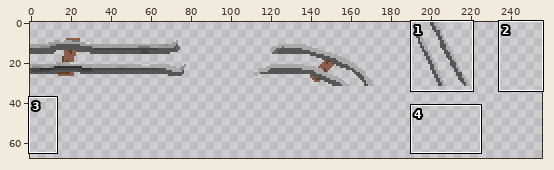
Edited in one commit: sprite sheet (data/images/underground.png). The picture above shows the old version from afar; the outline marks the close-up.
Close-up. Before:
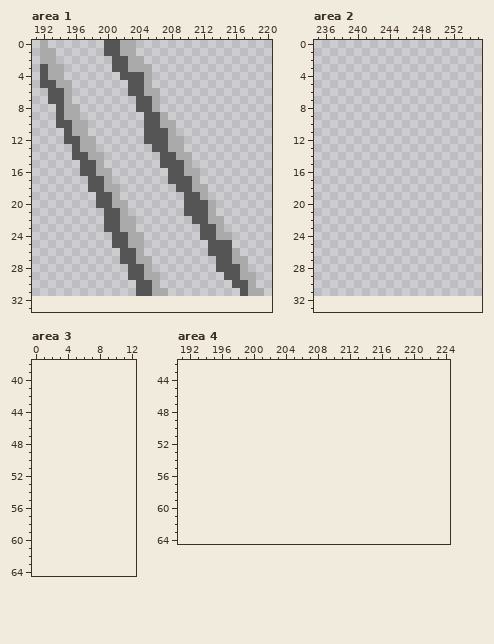
The file is 256x32 pixels. Shown: area 1: x 191..220, y 0..33; area 2: x 235..255, y 0..33; area 3: x 0..12, y 38..64; area 4: x 191..224, y 42..64. The old version is drawn lined up with the new one, on the new canvas. The wide view leaves out empty margins. The commit also changed other parts of the picture, which this record leaves out.
Now the later version:
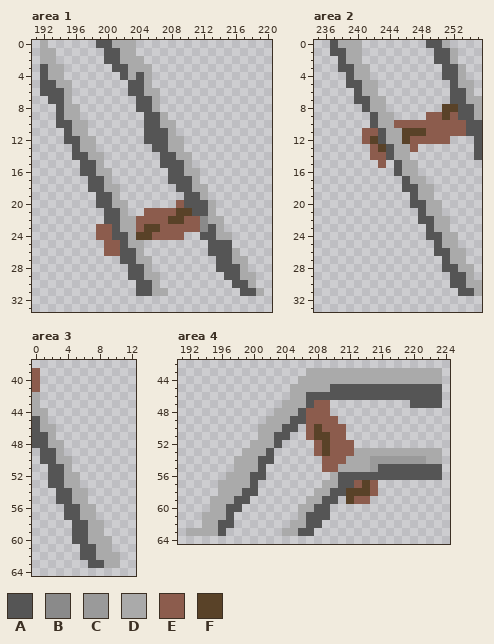
Palette (. is transparent): A #555555  B #8a8a8a  C #9a9a9a  D #aaaaaa  E #8c5c4d  F #594228
What changed:
canvas 256x32 -> 256x96
Changed rows in their new state; - is an unchanged pixel.
Area 1:
first column x 192:
 0 -------A-D--
 2 --------A-D-
 4 -----------D
 6 A-----------
first column x 199:
20 ----------E---
21 ------EEEEFF--
22 -----EEEEFFEEB
23 EE---EFFEEEEEB
24 EE---FFEEEE---
25 -EE-----------
26 -EE-----------
first column x 218:
31 A
Area 2:
first column x 237:
 0 ADDD--------AAD----
 1 AADD---------AAD---
 2 -ADD---------AAD---
 3 -AADD---------AAD--
 4 --ADD---------AAD--
 5 --AADD---------ADD-
 6 ---ADD---------AAD-
 7 ---AADD--------AADD
 8 ----ADD-------FFAAD
 9 -----ADD----EEFEAAD
10 -----ADDEEEEEEEEEAA
11 ----EEADDFFFEEEEEAA
12 ----EFADDFEEEEE---A
13 -----EFADDE-------A
14 -----EEADD--------A
15 ------E-ADD--------
16 --------ADD--------
17 ---------ADD-------
18 ---------AADD------
19 ----------ADD------
20 ----------AADD-----
21 -----------ADD-----
22 -----------AADD----
23 ------------ADD----
24 ------------AADD---
25 -------------ADD---
26 -------------AADD--
27 --------------ADD--
28 --------------AADD-
29 ---------------AAD-
30 ---------------AADD
31 ----------------AAD
Area 3:
first column x 0:
39 E----------
40 E----------
41 E----------
42 D----------
43 D----------
44 DD---------
45 AD---------
46 ADD--------
47 AAD--------
48 AADD-------
49 -AAD-------
50 -AADD------
51 --AAD------
52 --AADD-----
53 --AADD-----
54 ---AADD----
55 ---AADD----
56 ----AADD---
57 ----AADD---
58 -----AADD--
59 -----AADD--
60 -----AADDD-
61 ------AADD-
62 ------AADDD
63 -------AADD
Area 4:
first column x 192:
43 ---------------DDDDDDDDDDDDDDDDD
44 --------------DDDDDDDDDDDDDDDDDD
45 -------------DDDDDAAAAAAAAAAAAAA
46 -------------DDAAAAAAAAAAAAAAAAA
47 ------------DDDAEE----------AAAA
48 -----------DDDAEEE--------------
49 ----------DDDAAEEEE-------------
50 ---------DDDAA-EFEEE------------
51 ---------DDAA--EFFEE------------
52 --------DDDA----EFEEE-----------
53 -------DDDA-----EFEEEDDDDDDDDDDD
54 ------DDDAA------EEEDDDCCCCCCCDD
55 ------DDDA-------EEDDDDCAAAAAAAA
56 -----DDDAA--------DAAAAAAAAAAAAA
57 ----DDDDA--------DDAAEFE--------
58 ----DDDAA-------DDAAFFFE--------
59 ---DDDAA-------DDAA-FEE---------
60 ---DDAA-------DDAA--------------
61 --DDDA--------DAAA--------------
62 --DDAA-------DDAA---------------
63 DDDDA-------DDAA----------------
Pixel boxes of the changes (left, top, right, bottom) in both close-ups:
changed: (96, 40, 136, 80)
added: (40, 88, 48, 96)
changed: (96, 200, 208, 256)
changed: (248, 288, 256, 296)
added: (330, 40, 482, 296)
added: (32, 368, 120, 568)
added: (186, 368, 442, 536)
